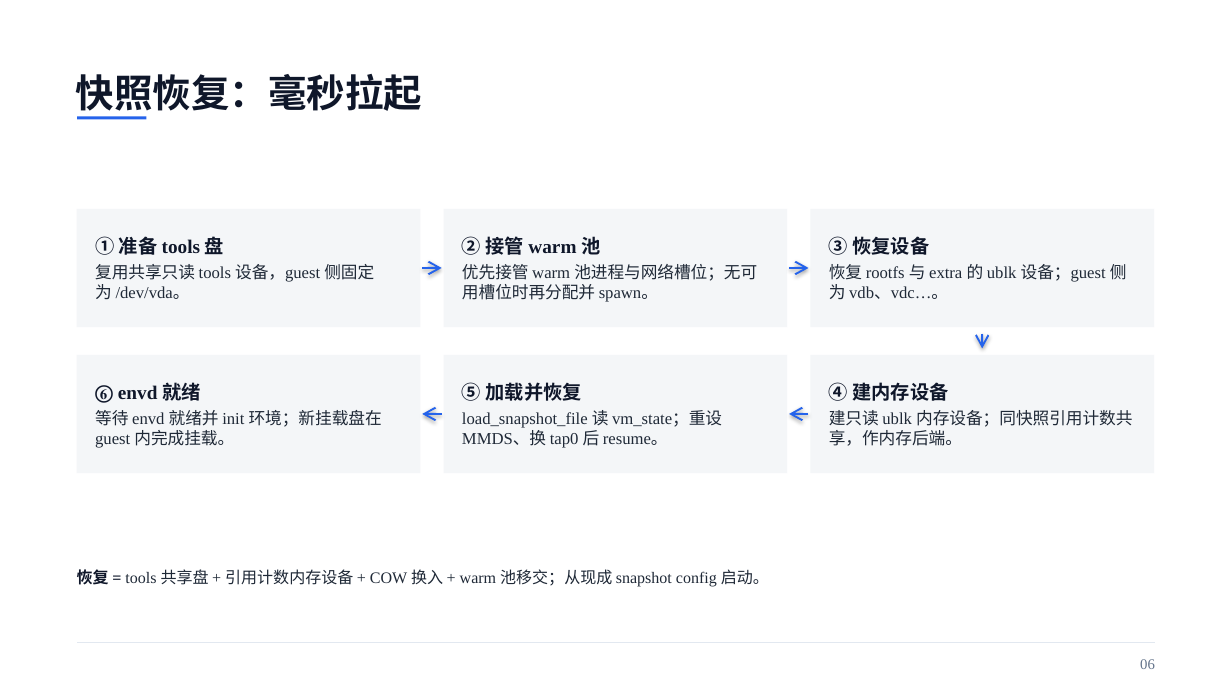
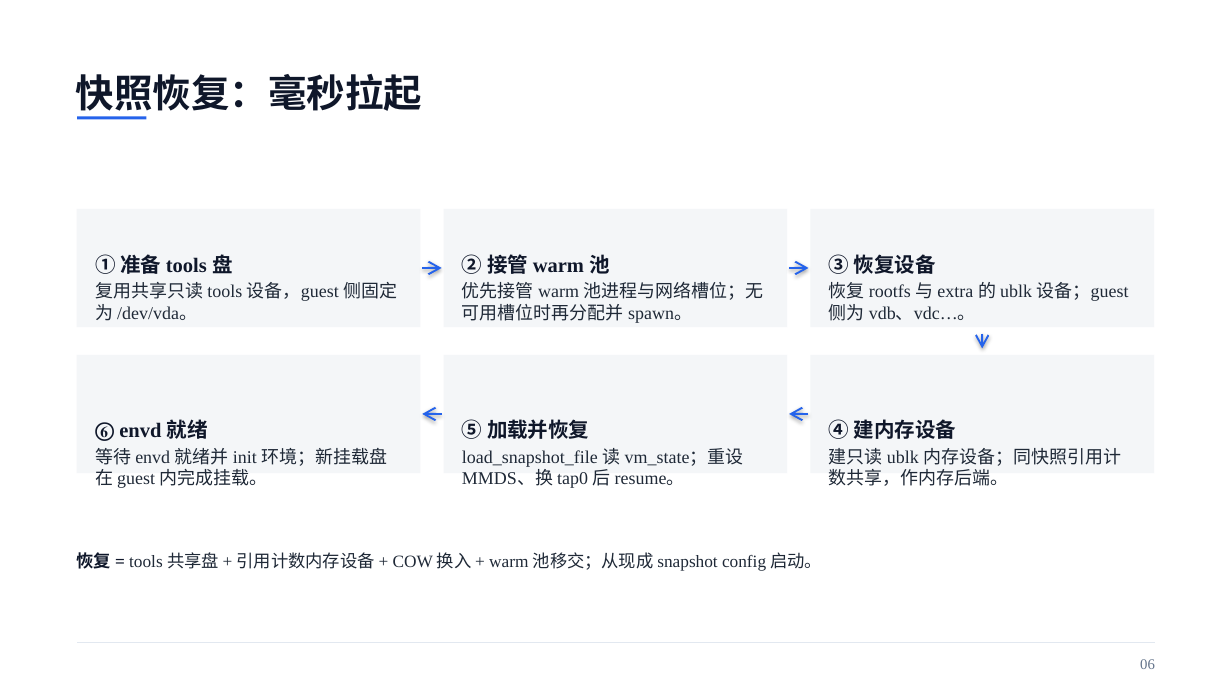
Before and after one commit to liushiqin-647/aenv, a slide deck: slide 6 of agentenv_20261102_polished.pptx. Drawn at 1232x693 pixels with LibreOffice and Linux fonts; fonts in the diff are those of the drawing. Boxes give left, top, right and bottom in pixels: in the first picture for what was removed or moved away, otherwise in the second. Text is boxed around its words. In the diff, an @@ line names an element or a change of style, - is before the commit and + after.

```diff
--- a/agentenv_20261102_polished.pptx
+++ b/agentenv_20261102_polished.pptx
@@ text "① 准备 tools 盘" at box(95, 254, 397, 321): size 15 to 16 pt in "① 准备 tools 盘"; size 13 to 14 pt in "复用共享只读 tools 设备，guest 侧固定为 /dev/vda。" @@
@@ text "② 接管 warm 池" at box(462, 254, 764, 323): size 15 to 16 pt in "② 接管 warm 池"; size 13 to 14 pt in "优先接管 warm 池进程与网络槽位；无可用槽位时再分配并 spawn。" @@
@@ text "③ 恢复设备" at box(829, 254, 1129, 321): size 15 to 16 pt in "③ 恢复设备"; size 13 to 14 pt in "恢复 rootfs 与 extra 的 ublk 设备；guest ..." @@
@@ text "⑥ envd 就绪": place and size @@
-text "⑥ envd 就绪" at box(95, 382, 382, 447)
+text "⑥ envd 就绪" at box(95, 419, 387, 488)
@@ text "⑥ envd 就绪" at box(95, 419, 387, 488): size 15 to 16 pt in "⑥ envd 就绪"; size 13 to 14 pt in "等待 envd 就绪并 init 环境；新挂载盘在 guest 内完成挂载。" @@
@@ text "⑤ 加载并恢复": place and size @@
-text "⑤ 加载并恢复" at box(462, 382, 722, 447)
+text "⑤ 加载并恢复" at box(462, 419, 744, 488)
@@ text "⑤ 加载并恢复" at box(462, 419, 744, 488): size 15 to 16 pt in "⑤ 加载并恢复"; size 13 to 14 pt in "load_snapshot_file 读 vm_state；重设 MMDS、换 tap0 后 resume。" @@
@@ text "④ 建内存设备": place and size @@
-text "④ 建内存设备" at box(829, 382, 1132, 446)
+text "④ 建内存设备" at box(829, 419, 1121, 486)
@@ text "④ 建内存设备" at box(829, 419, 1121, 486): size 15 to 16 pt in "④ 建内存设备"; size 13 to 14 pt in "建只读 ublk 内存设备；同快照引用计数共享，作内存后端。" @@
@@ text "恢复 = tools 共享盘 + ...": place and size @@
-text "恢复 = tools 共享盘 + ..." at box(77, 567, 769, 588)
+text "恢复 = tools 共享盘 + ..." at box(77, 552, 822, 571)
@@ text "恢复 = tools 共享盘 + ..." at box(77, 552, 822, 571): size 12.5 to 13.5 pt @@
```
Also in this commit, not shown: 13 other slides changed.
